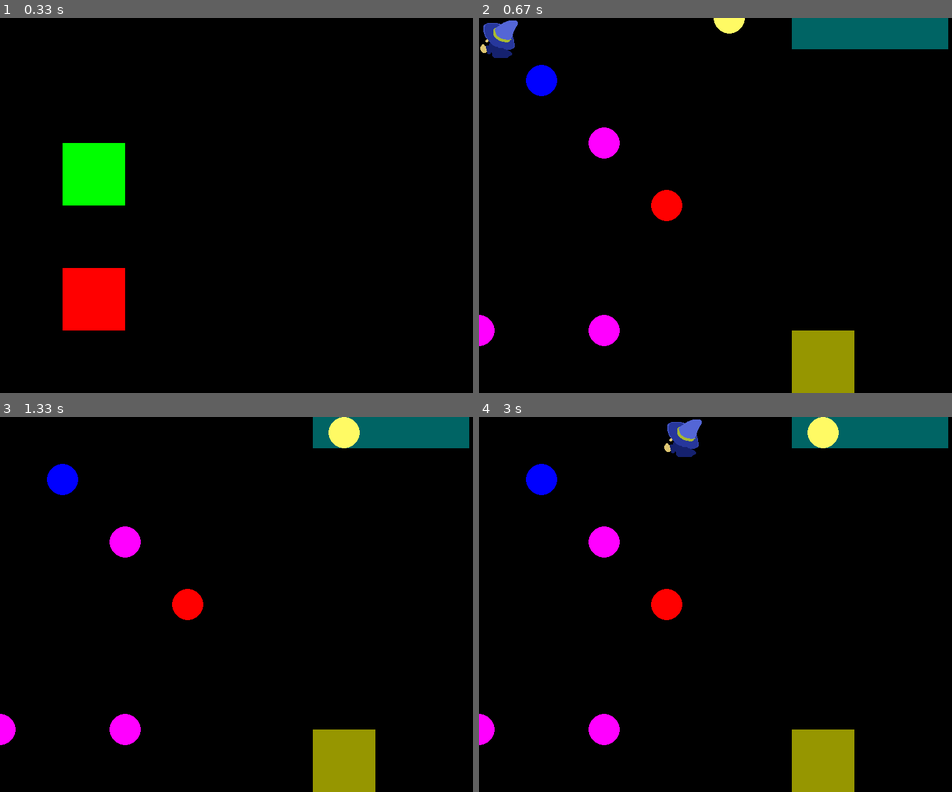
Above: before the commit, frames 1-4 (two rows, left to right).
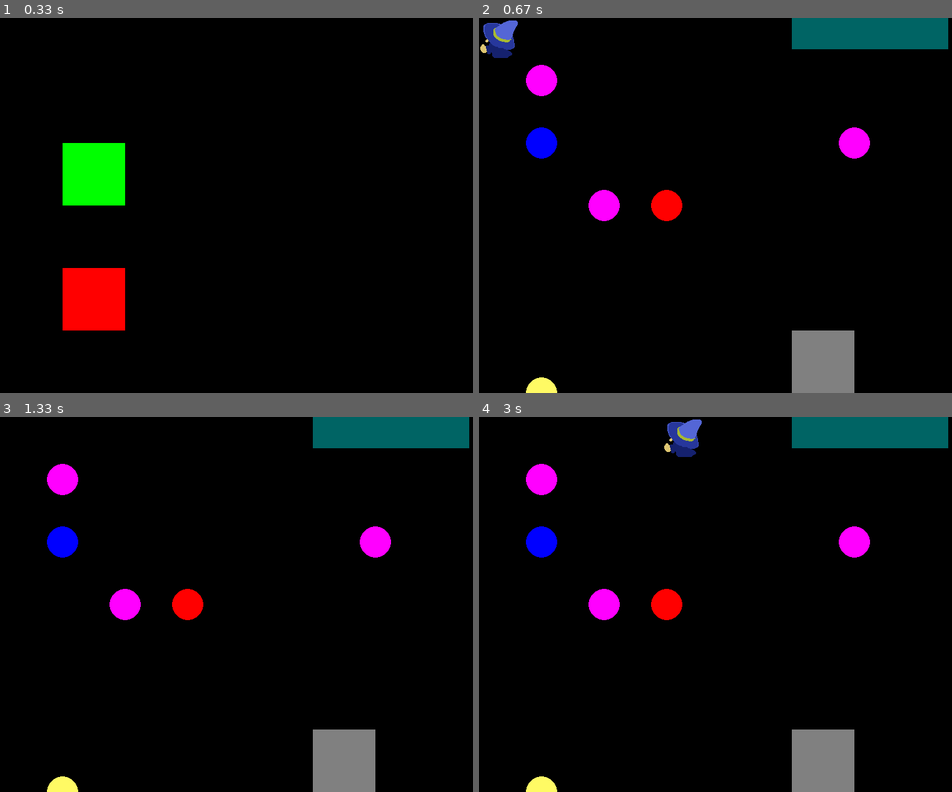
Above: after the commit, the same moments.

Repository: ENorell/zapocalypse
Game: pygame game, started from main_pygame.py
Same seed, same stepped clock (60 frames per second), same inputs: the game is played once before the commit and once after it.
Inputs (mouse positions are in pixels of both pictures, inside the frame that each line leads up to):
- Up to frame 1 (0.33 s): no input
- Up to frame 2 (0.67 s): click (573, 175) at 0.38 s
- Up to frame 3 (1.33 s): hold Right 0.67-1.13 s; hold Up from 1.17 s (still down)
- Up to frame 4 (3 s): release Up at 1.47 s; hold Down 2.57-2.87 s; hold Left from 2.9 s (still down)

Frame 1 is identical in both runs. In frame 2, 5.4% of the frame differs, in the area x 0-83%, y 0-100%; in frame 3, 5.6%; in frame 4, 5.6%.

Commit message:
z-position (temp i modellen) och i render, ignoreras f.t i allt, testaat lägga till lite väggtyper etc.

Diff:
--- a/domain/model.py
+++ b/domain/model.py
@@ -13,6 +13,7 @@
 class WorldVector(NamedTuple):
     x: float
     y: float
+    z: float = 0.0
 
 
 class Element(Enum):
@@ -83,7 +84,7 @@
         return next(
             (
                 orb for orb in self._orbs
-                if math.dist(orb.position, target) < 1
+                if math.dist(orb.position[:2], target[:2]) < 1
             ),
             None
         )
--- a/interactors/presenter_model.py
+++ b/interactors/presenter_model.py
@@ -2,7 +2,7 @@
 from dataclasses import dataclass
 from abc import ABC
 
-from domain.model import Element, WorldVector
+from domain.model import Element, WallType, WorldVector
 
 
 class PresenterModel(ABC): ...
@@ -26,7 +26,8 @@
 class PlayerModel(WorldPresenterModel): ...
 
 @dataclass(frozen=True)
-class WallModel(WorldPresenterModel): ...
+class WallModel(WorldPresenterModel):
+    wall_type: WallType
 
 @dataclass(frozen=True)
 class OrbModel(WorldPresenterModel):
--- a/interactors/scenes/fight_scene.py
+++ b/interactors/scenes/fight_scene.py
@@ -18,6 +18,7 @@
     return WorldVector(
         player.position.x + x * distance / magnitude,
         player.position.y + y * distance / magnitude,
+        player.position.z
     )
 
 
@@ -43,7 +44,7 @@
 
     def _get_level_presenter_models(self) -> Sequence[PresenterModel]:
         wall_models = [
-            WallModel(id(wall), position=wall.position)
+            WallModel(id(wall), wall_type=wall.wall_type, position=wall.position)
             for wall in self._level.walls
         ]
         orb_models = [
--- a/interface/pixel/asset_config.py
+++ b/interface/pixel/asset_config.py
@@ -9,6 +9,8 @@
     PLAYER = auto()
     WALL = auto()
     ORB = auto()
+    STONE_WALL = auto()
+    BUSH_WALL = auto()
     START_GAME_BUTTON = auto()
     QUIT_GAME_BUTTON = auto()
     FIRE_ORB_SLOT = auto()
@@ -25,7 +27,9 @@
         Graphic.START_GAME_BUTTON: BoxAsset(size=PixelVector(100, 100), color=RGB(0, 255, 0), text=Text("START")),
         Graphic.QUIT_GAME_BUTTON: BoxAsset(size=PixelVector(100, 100), color=RGB(255, 0, 0)),
         Graphic.PLAYER: ImageAsset(file=Path("assets/wizard.png"), size=PixelVector(100, 100)),
-        Graphic.WALL: BoxAsset(size=PixelVector(100, 100), color=RGB(150, 150, 0)),
+        Graphic.WALL: BoxAsset(size=PixelVector(100, 100), color=RGB(255, 222, 0)),
+        Graphic.STONE_WALL: BoxAsset(size=PixelVector(100, 100), color=RGB(128, 128, 128)),
+        Graphic.BUSH_WALL: BoxAsset(size=PixelVector(100, 100), color=RGB(50, 205, 50)),
         Graphic.ORB: BoxAsset(size=PixelVector(75, 75), color=RGB(0, 0, 255)),
         Graphic.FIRE_ORB_SLOT: CircleAsset(radius=25, color=RGB(255, 0, 0)),
         Graphic.WATER_ORB_SLOT: CircleAsset(radius=25, color=RGB(0, 0, 255)),
--- a/interface/pixel/presenter.py
+++ b/interface/pixel/presenter.py
@@ -1,6 +1,6 @@
 from typing import Optional
 
-from domain.model import WorldVector, Element  # Red flag?
+from domain.model import WorldVector, Element, WallType  # Red flag?
 from interactors.presenter_model import PresenterModel, OrbSlots, PlayerModel, OrbModel, StartButton, QuitButton, \
     WallModel
 from interface.pixel.render_model import PixelVector, RenderModel, Asset
@@ -16,7 +16,7 @@
 
 
 def transform_world_to_pixel(world_coordinate: WorldVector) -> PixelVector:
-    x, y = world_coordinate
+    x, y, _ = world_coordinate
     return PixelVector(round(100*x), round(100*y))
 
 
@@ -35,22 +35,22 @@
             render_models = self._get_render_models(presenter_model)
             self.render_models.extend(render_models)
 
-        self.render_models.sort(key=lambda x: x.layer)
+        self.render_models.sort(key=lambda x: x.z_position)
 
     def _get_render_models(self, presenter_model: PresenterModel) -> list[RenderModel]:
         match presenter_model:
             case PlayerModel(id_, position):
-                return [self._draw_world_entity(id_, position, Graphic.PLAYER, 1)]
+                return [self._draw_world_entity(id_, position, Graphic.PLAYER, 1.0)]
             case OrbModel(id_, position, element):
-                return [self._draw_world_entity(id_, position, _get_element_graphic(element), 1)]
-            case WallModel(id_, position):
-                return [self._draw_world_entity(id_, position, Graphic.WALL, 1)]
+                return [self._draw_world_entity(id_, position, _get_element_graphic(element), 1.0)]
+            case WallModel(id_, position, wall_type):
+                return [self._draw_world_entity(id_, position, _get_wall_graphic(wall_type), 1.0)]
             case OrbSlots(orbs):
-                return _draw_orb_ui(self._assets, orbs, 100)
+                return _draw_orb_ui(self._assets, orbs, 100.0)
             case StartButton(id_):
-                return [_draw_start_button(self._assets, id_, 100)]
+                return [_draw_start_button(self._assets, id_, 100.0)]
             case QuitButton(id_):
-                return [_draw_quit_button(self._assets, id_, 100)]
+                return [_draw_quit_button(self._assets, id_, 100.0)]
             case _:
                 raise UnknownModelType(f"Cannot recognize model {type(presenter_model)}")
 
@@ -60,7 +60,7 @@
         except KeyError:
             raise MissingAssetError(f"No asset found for graphic {graphic}")
 
-    def _draw_world_entity(self, id_: int, position: WorldVector, graphic: Graphic, layer: int) -> RenderModel:
+    def _draw_world_entity(self, id_: int, position: WorldVector, graphic: Graphic, z_position: float) -> RenderModel:
         pixel_position = transform_world_to_pixel(position)
         asset = self._get_asset(graphic)
 
@@ -68,27 +68,27 @@
             id=id_,
             position=pixel_position,
             asset=asset,
-            layer=layer
+            z_position=z_position
         )
 
 
-def _draw_start_button(assets: dict[Graphic, Asset], id_: int, layer: int) -> RenderModel:
+def _draw_start_button(assets: dict[Graphic, Asset], id_: int, z_position: float) -> RenderModel:
     start_button_top_left_position = PixelVector(100,200)
     return RenderModel(
         id=id_,
         position=start_button_top_left_position,
         asset=assets[Graphic.START_GAME_BUTTON],
-        layer=layer
+        z_position=z_position
     )
 
 
-def _draw_quit_button(assets: dict[Graphic, Asset], id_: int, layer: int) -> RenderModel:
+def _draw_quit_button(assets: dict[Graphic, Asset], id_: int, z_position: float) -> RenderModel:
     quit_button_top_left_position = PixelVector(100,400)
     return RenderModel(
         id=id_,
         position=quit_button_top_left_position,
         asset=assets[Graphic.QUIT_GAME_BUTTON],
-        layer=layer
+        z_position=z_position
     )
 
 def _get_element_graphic(element: Optional[Element]) -> Graphic:
@@ -102,8 +102,15 @@
         case None:          return Graphic.EMPTY_ORB_SLOT
         case _: raise ValueError(f"Unknown Element {element}")
 
+def _get_wall_graphic(wall_type: Optional[WallType]) -> Graphic:
+    match wall_type:
+        case WallType.STONE:   return Graphic.STONE_WALL
+        case WallType.BUSH:    return Graphic.BUSH_WALL
+        # Etc.
+        case None:          return Graphic.EMPTY_ORB_SLOT
+        case _: raise ValueError(f"Unknown Wall {wall_type}")
 
-def _draw_orb_ui(assets: dict[Graphic, Asset], elements: list[Optional[Element]], layer: int) -> list[RenderModel]:
+def _draw_orb_ui(assets: dict[Graphic, Asset], elements: list[Optional[Element]], z_position: float) -> list[RenderModel]:
     result = []
 
     slot_background_asset = assets[Graphic.ORB_SLOT_BACKGROUND]
@@ -115,7 +122,7 @@
         result.append(RenderModel(
             position=PixelVector(*position),
             asset=assets[graphic],
-            layer=layer
+            z_position=z_position
             #SIZE?
         ))
     return result
--- a/interface/pixel/render_model.py
+++ b/interface/pixel/render_model.py
@@ -53,4 +53,4 @@
     asset: Asset
     id: int = 0 # Om denna är optional och kan vara None måste DeviceEvent event_ids också kunna ta None samt kan inte get_hovered_ids i pygame_view endast returna list -- Att diskutera?
     rotation: int = 0
-    layer: int = 0
+    z_position: float = 0.0
--- a/main_pygame.py
+++ b/main_pygame.py
@@ -16,10 +16,10 @@
         assets=load_asset_map()
     )
 
-    player = Player(position=WorldVector(0, 0))
+    player = Player(position=WorldVector(0, 0, 1.0))
     level = Level(
-        [Wall(WallType.STONE ,WorldVector(5, 5))],
-        [ElementOrb(Element.FIRE, WorldVector(3, 3))]
+        [Wall(WallType.STONE, WorldVector(5, 5, 1))],
+        [ElementOrb(Element.FIRE, WorldVector(3, 3, 1))]
     )
 
     state_machine = StateMachine(
